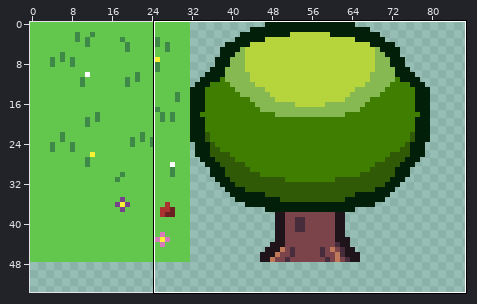
Two states of a sprite sheet, spritesheets/ground_sprite_sheet_v2.png. Above, an overview of the earlier version with the close-up marked.
Close-up. As it was:
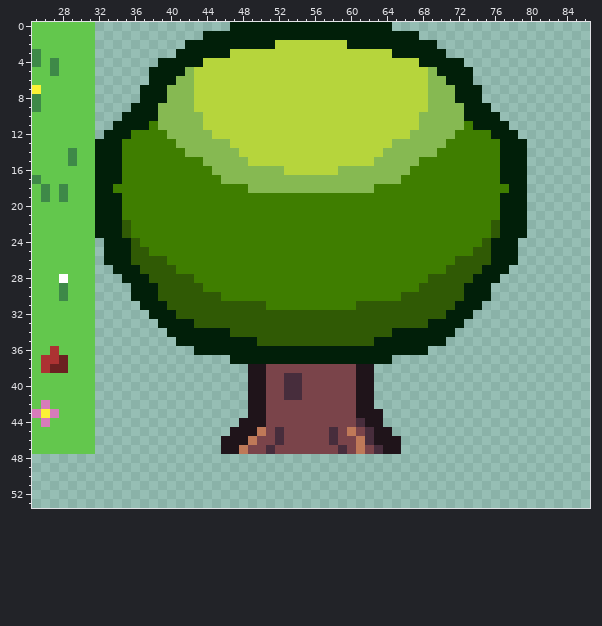
The file is 128x128 pixels. Shown: x 25..86, y 0..53. The wide view leaves out empty margins.
Once edited:
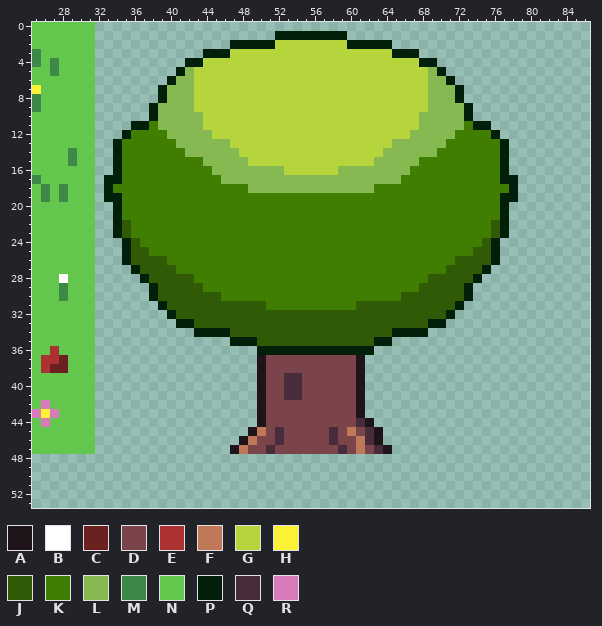
Palette (. is transparent): A #1f141a  B #ffffff  C #6b2121  D #7a444a  E #ac3232  F #bf7958  G #b6d53c  H #fbf236  J #305a05  K #3f7e00  L #86b952  M #3e8948  N #63c74d  P #011f09  Q #472d3c  R #d77bba
Diff:
Changed rows in their new state; - is an unchanged pixel.
first column x 32:
 0 ---------------..................---------------
 1 ------------........--------........------------
 2 ----------.....------------------.....----------
 3 ---------...------------------------...---------
 4 -------...----------------------------...-------
 5 ------...------------------------------...------
 6 ------..--------------------------------..------
 7 -----..----------------------------------..-----
 8 -----..----------------------------------..-----
 9 ----..------------------------------------..----
10 ---...------------------------------------...---
11 --..----------------------------------------..--
12 -..------------------------------------------..-
13 ..--------------------------------------------..
14 ..--------------------------------------------..
15 ..--------------------------------------------..
16 ..--------------------------------------------..
17 .----------------------------------------------.
18 .----------------------------------------------.
19 .----------------------------------------------.
20 ..--------------------------------------------..
21 ..--------------------------------------------..
22 ..--------------------------------------------..
23 ..--------------------------------------------..
24 -..------------------------------------------..-
25 -..------------------------------------------..-
26 -..------------------------------------------..-
27 --..----------------------------------------..--
28 ---..--------------------------------------..---
29 ----..------------------------------------..----
30 ----..------------------------------------..----
31 -----..----------------------------------..-----
32 ------..--------------------------------..------
33 -------..------------------------------..-------
34 --------...--------------------------...--------
35 ---------......------------------......---------
36 -----------.......-------------......-----------
37 ---------------...ADDDDDDDDDDA...---------------
38 -----------------.------------.-----------------
39 -----------------.------------.-----------------
40 -----------------.------------.-----------------
41 -----------------.------------.-----------------
42 -----------------.------------.-----------------
43 -----------------.------------..----------------
44 ----------------..-------------.----------------
45 ---------------..---------------.---------------
46 --------------..----------------..--------------
47 --------------.------------------.--------------
